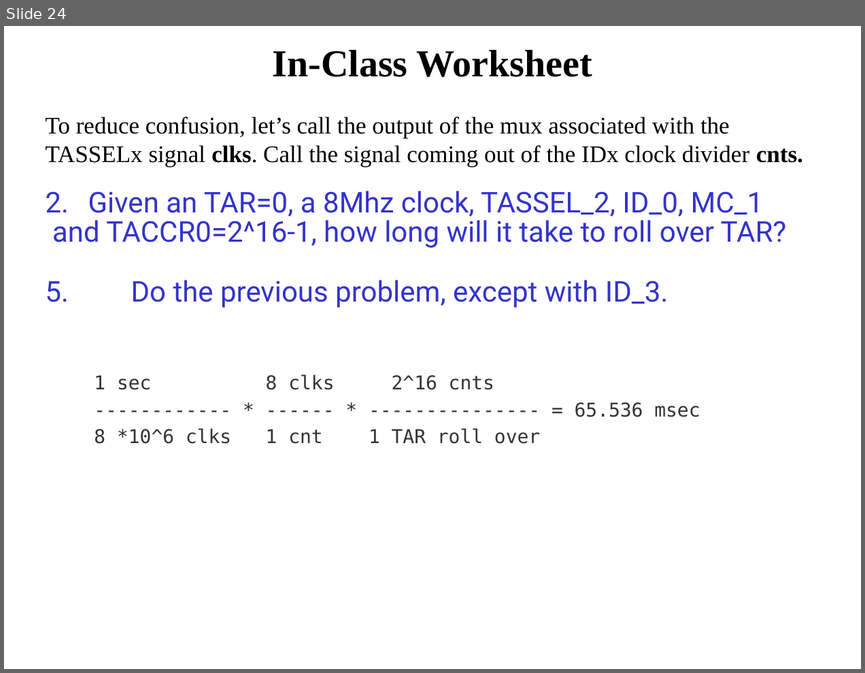
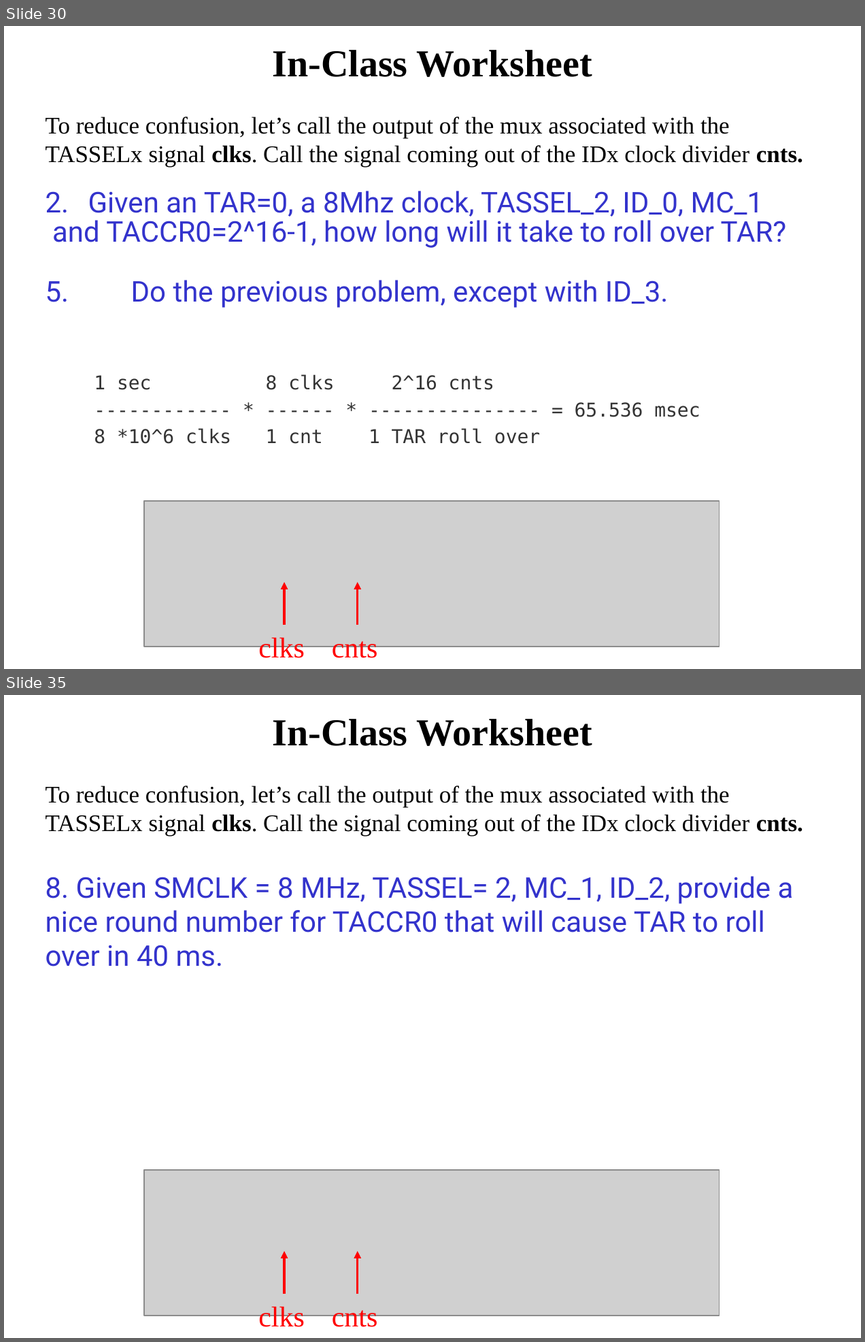
Before and after one commit to pw4rn3r/ECE382, a slide deck: notes/L25/Lsn25.pptx. Shown one above the other, each under a label of ours: slide 24 before the commit, slides 30 and 35 after it; the slides between them are not shown. The pictures are 865x673 and 865x1342 pixels, drawn with LibreOffice and Linux fonts; fonts in the diff are those of the drawing; grey boxes stand for pictures. Boxes give left, top, right and bottom in pixels: in the first picture for what was removed or moved away, otherwise in the second. Text is boxed around its words. In the diff, an @@ line names an element or a change of style, - is before the commit and + after.

```diff
--- a/notes/L25/Lsn25.pptx
+++ b/notes/L25/Lsn25.pptx
@@ slide 35 added at <box>4,695,861,1338</box>, background #FFFFFF @@
@@ title added at <box>273,719,592,746</box>, 32 pt, text #000000, bold @@
+In-Class Worksheet
@@ text added at <box>45,785,803,966</box>, 20 pt, text #000000 @@
+To reduce confusion, let’s call the output of the mux associated with the TASSELx signal clks. Call the signal coming out of the IDx clock divider cnts.
+8. Given SMCLK = 8 MHz, TASSEL= 2, MC_1, ID_2, provide a nice round number for TACCR0 that will cause TAR to roll over in 40 ms.
@@ picture added at <box>145,1170,719,1315</box> @@
@@ arrow added from (284, 1294) to (284, 1251), #FF0000 2 pt @@
@@ arrow added from (357, 1294) to (357, 1251), #FF0000 2 pt @@
@@ text added at <box>258,1304,305,1332</box>, 24 pt, text #FF0000 @@
+clks
@@ text added at <box>332,1304,378,1332</box>, 24 pt, text #FF0000 @@
+cnts
@@ what was slide 24 is now slide 30 @@
@@ slide 30 changed as well @@
@@ picture added at <box>145,501,719,646</box> @@
@@ arrow added from (284, 625) to (284, 582), #FF0000 2 pt @@
@@ arrow added from (357, 625) to (357, 582), #FF0000 2 pt @@
@@ text added at <box>258,635,305,663</box>, 24 pt, text #FF0000 @@
+clks
@@ text added at <box>332,635,378,663</box>, 24 pt, text #FF0000 @@
+cnts
```
Also in this commit, not shown: 19 other slides changed, 15 other slides added, 4 slides removed.
